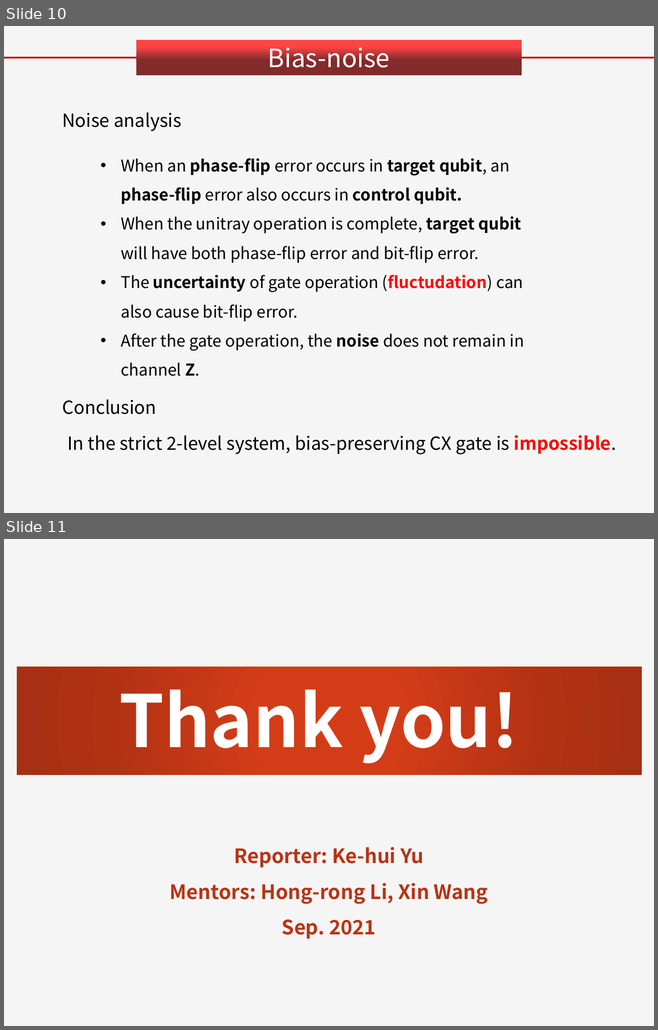
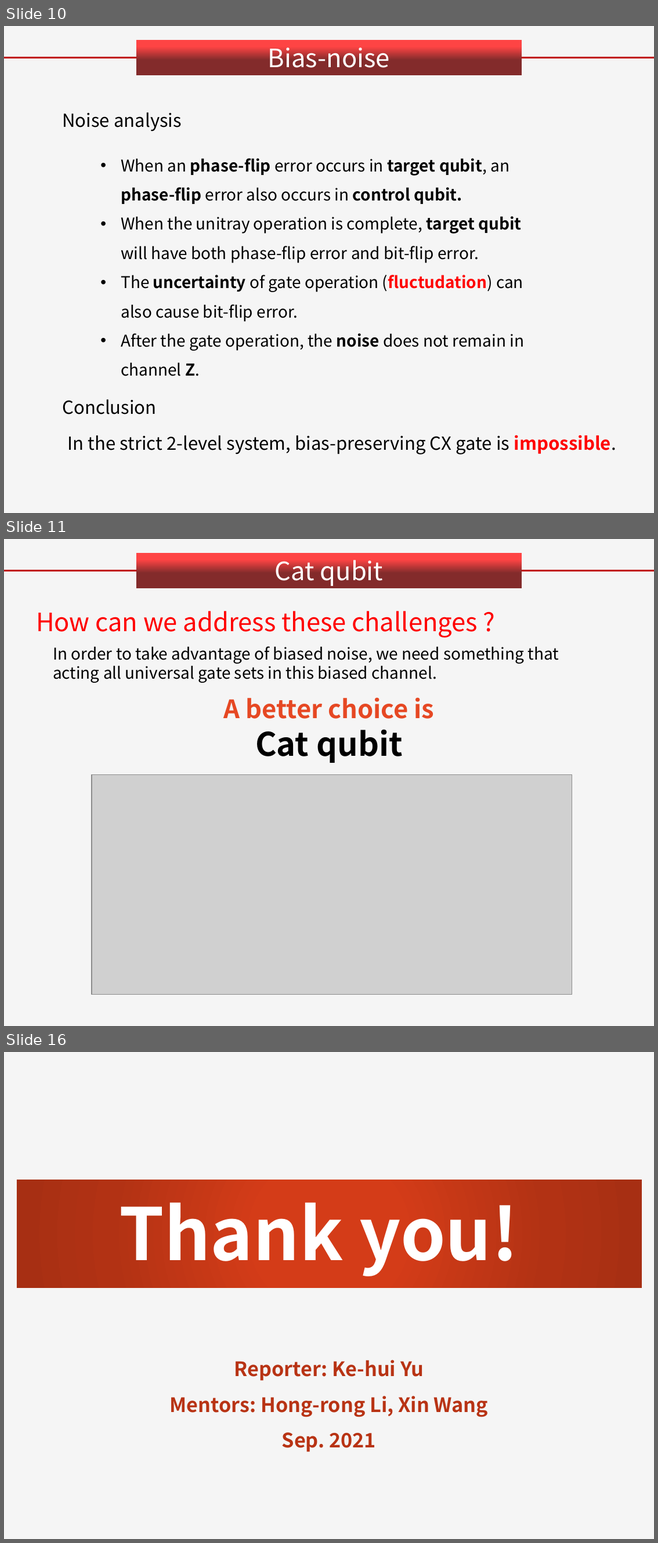
Before and after one commit to mantianxing-tiga/git-demo, a slide deck: cat qubit/Group Meeting/Report_Cat qubit.pptx. Shown one above the other, each under a label of ours: slides 10 and 11 before the commit, slides 10, 11 and 16 after it; the slides between them are not shown. The pictures are 658x1030 and 658x1543 pixels, drawn with LibreOffice and Linux fonts; fonts in the diff are those of the drawing; grey boxes stand for pictures; background and template pictures are left out. Boxes give left, top, right and bottom in pixels: in the first picture for what was removed or moved away, otherwise in the second. Text is boxed around its words. In the diff, an @@ line names an element or a change of style, - is before the commit and + after.

```diff
--- a/cat qubit/Group Meeting/Report_Cat qubit.pptx
+++ b/cat qubit/Group Meeting/Report_Cat qubit.pptx
@@ slide 11 added at box(4, 539, 654, 1026), background #F5F5F5 @@
@@ rectangle added at box(136, 553, 521, 588), fill gradient #FE4444 to #832B2B, 28 pt, text #FFFFFF @@
+Cat qubit
@@ line added from (4, 571) to (136, 571), #C00000 2 pt @@
@@ line added from (522, 571) to (654, 571), #C00000 2 pt @@
@@ text added at box(36, 611, 477, 638), 28 pt, text #FF0000 @@
+How can we address these challenges ?
@@ text added at box(53, 646, 558, 683), 18 pt, text #000000 @@
+In order to take advantage of biased noise, we need something that acting all universal gate sets in this biased channel.
@@ text added at box(224, 697, 434, 763), 28 pt, text gradient #77220E to #E64823 to #F0917B, bold @@
+A better choice is
+Cat qubit
@@ picture added at box(92, 775, 572, 994) @@
@@ what was slide 11 is now slide 16 @@
```
Also in this commit, not shown: 1 slide changed, 4 other slides added, 19 other files.
